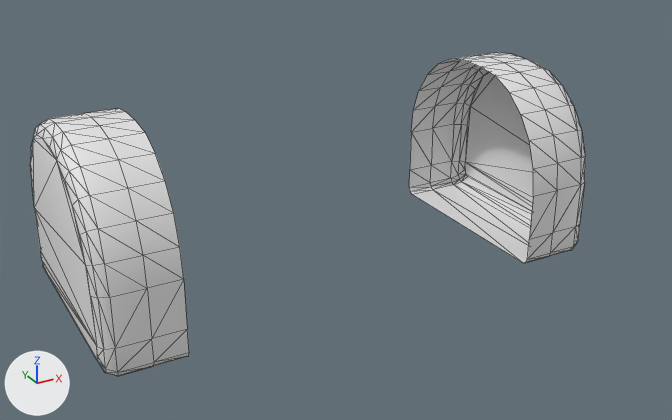
An edit to the OBJ model Encore/Assets/noteredux/tom/sides.obj, drawn before and after from the same camera.
Both versions are drawn from a camera (50 mm lens) standing at (-0.998, -2.131, 1.061) and looking at (0.017, -0.285, 0.138). Every picture has the same lights, and +X, +Y and +Z are marked at lower left. Mesh edges are drawn as thin lines. Where no turn or scale is listed for an object, it has been applied to the vertices.
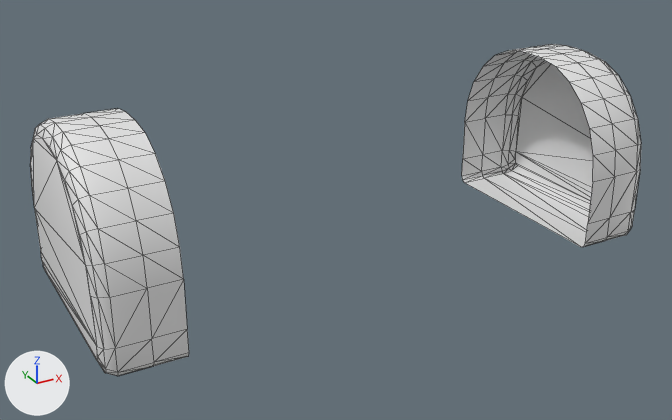
The newer file is also rescaled (x0.833), turned or shifted as a whole; pictures and numbers use the older file's frame.

Changed parts and their boxes (x1, y1, x2, y2) in the pictures (672 x 420 px; the box of a moved part takes in the faces that stretch with it):
'Cube.008', reshaped (10% wider)
    before: (31, 52, 585, 376)
    after: (31, 44, 641, 376)
part 1 of me_cube_008, moved or reshaped
    before: (409, 52, 585, 263)
    after: (462, 44, 641, 247)

Edits to the bpy script that builds the scene:
```text
Change me_cube_008:
    where me_cube_008.from_pydata(...)  # 220 vertices, 392 faces; spans x -0.65..0.6, y -0.54..0.0, z 0.0..0.452
    used by ob_cube_008; location = (0.0, 0.0, 0.0)
    me_cube_008 part 1: the loose piece of 110 vertices spanning x 0.42..0.6, y -0.54..0.0, z 0.0..0.452 is moved by (0.19, 0.0, 0.0)
```
